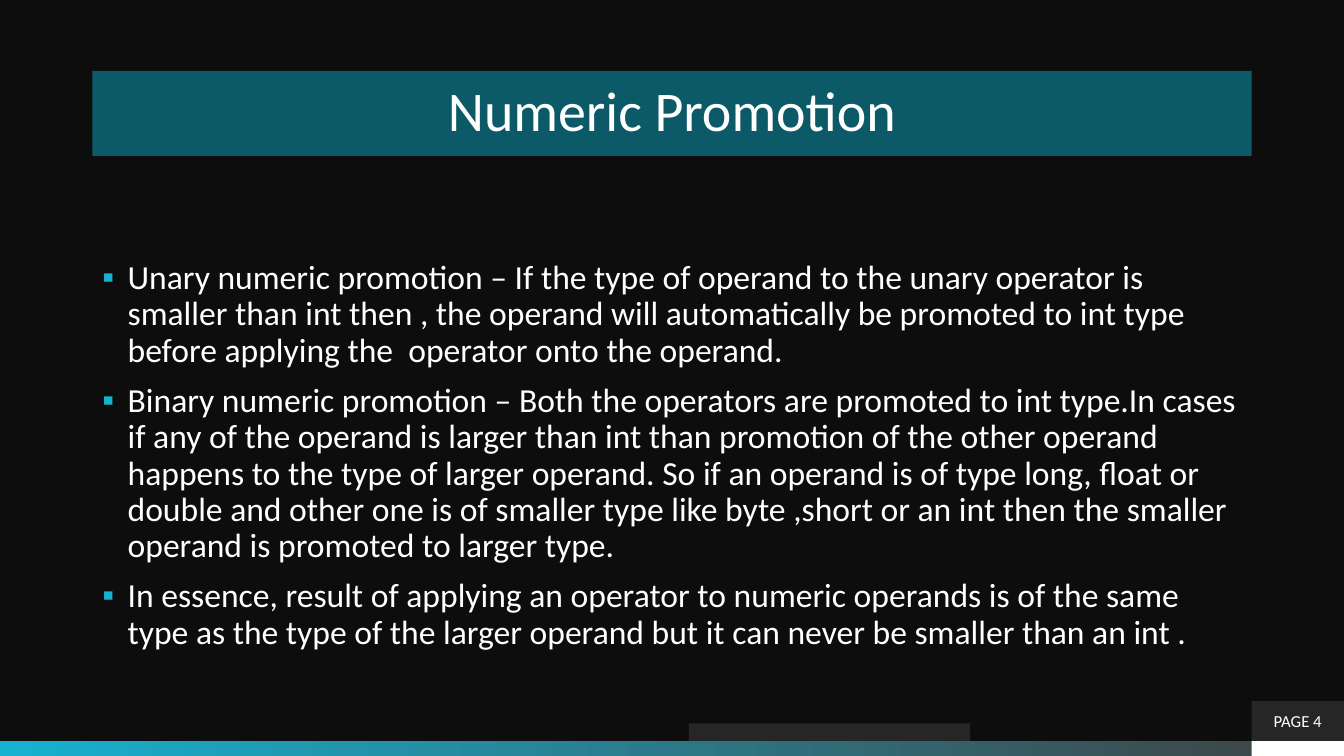
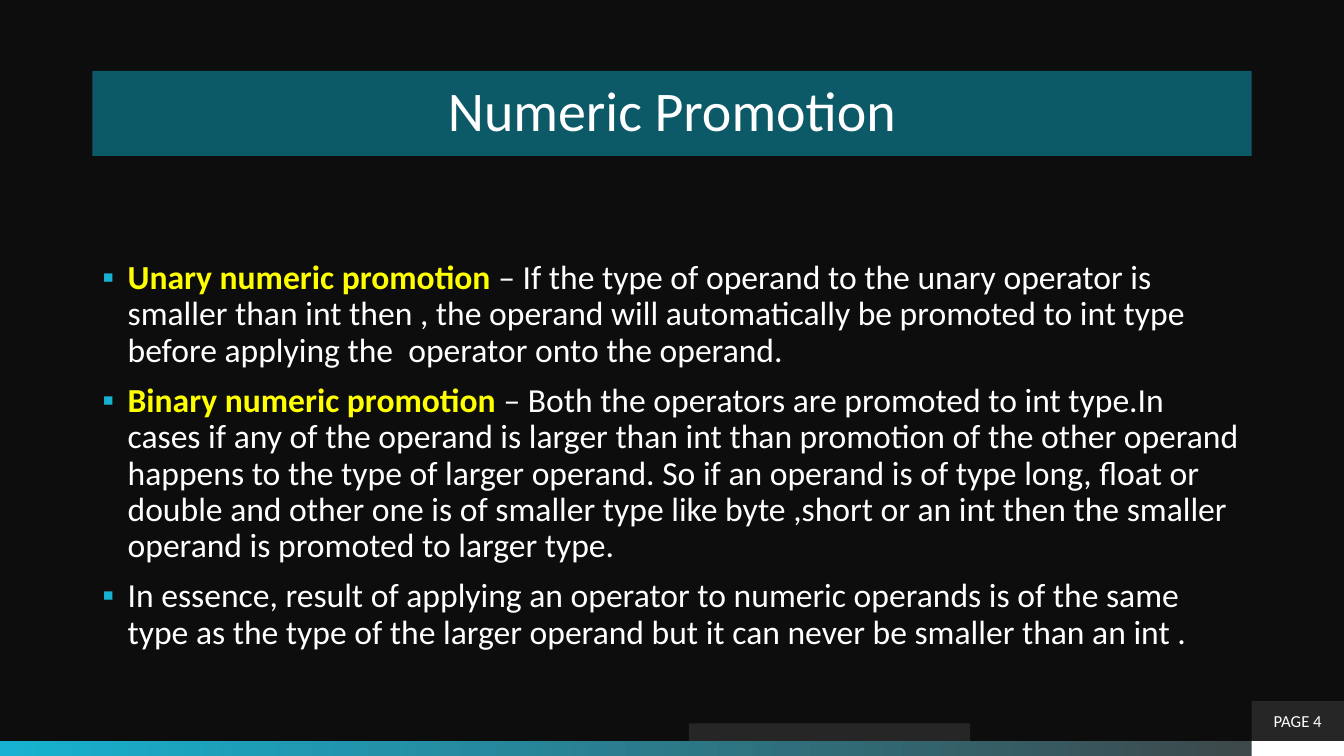
Before and after one commit to theLeonidas/Courses, a slide deck: slide 4 of courseMaterial/Objective-4-Operators & Decisions/1-Operators.pptx. Drawn at 1344x756 pixels with LibreOffice and Linux fonts; fonts in the diff are those of the drawing; background and template pictures are left out. Boxes give left, top, right and bottom in pixels: in the first picture for what was removed or moved away, otherwise in the second. Text is boxed around its words. In the diff, an @@ line names an element or a change of style, - is before the commit and + after.

```diff
--- a/courseMaterial/Objective-4-Operators & Decisions/1-Operators.pptx
+++ b/courseMaterial/Objective-4-Operators & Decisions/1-Operators.pptx
@@ text at box(128, 265, 1238, 563): text colour #FFFFFF to #FFFF00, bold on in "Unary numeric promotion", "Binary numeric promotion" @@
```
Also in this commit, not shown: 4 other slides changed, 44 other files.
